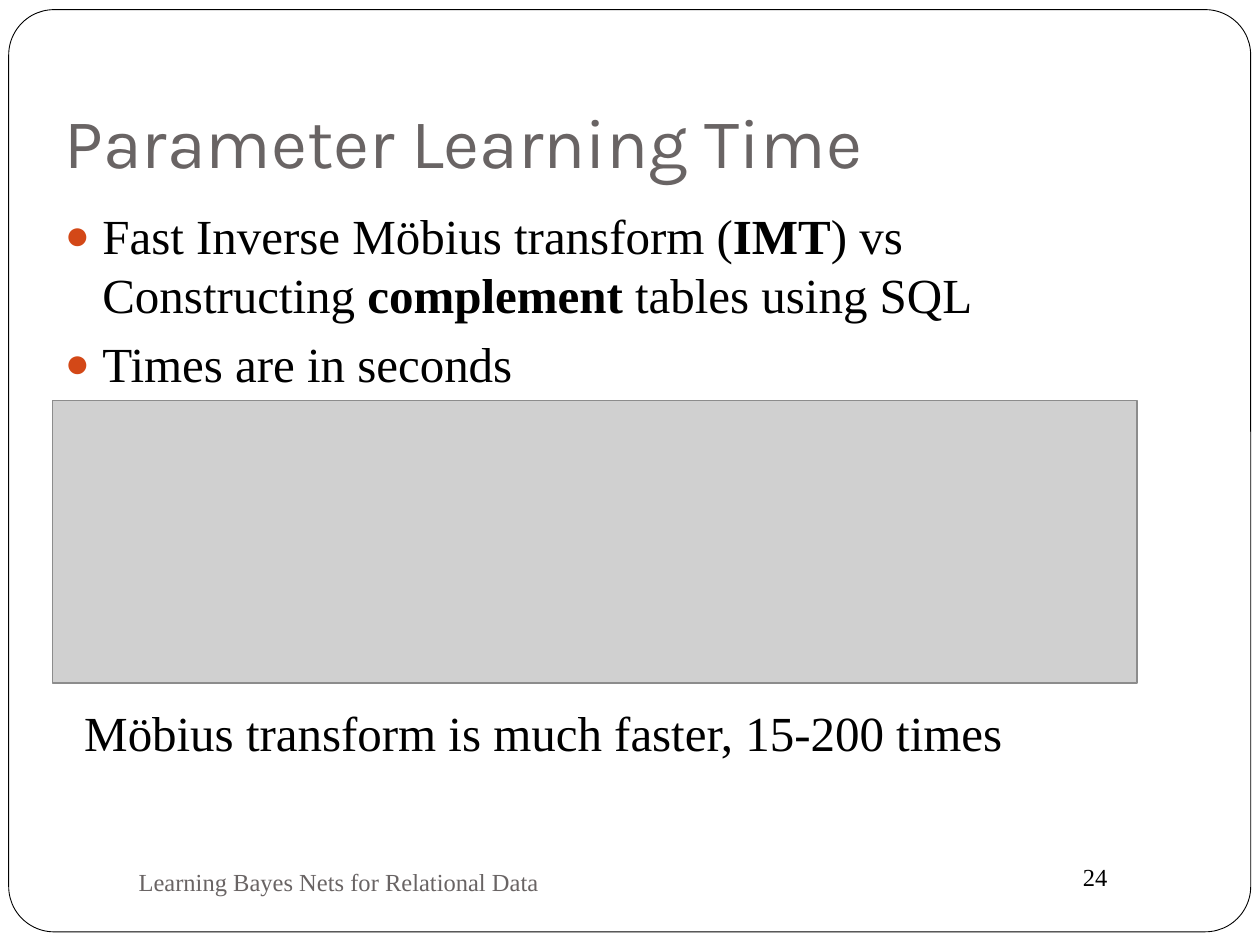
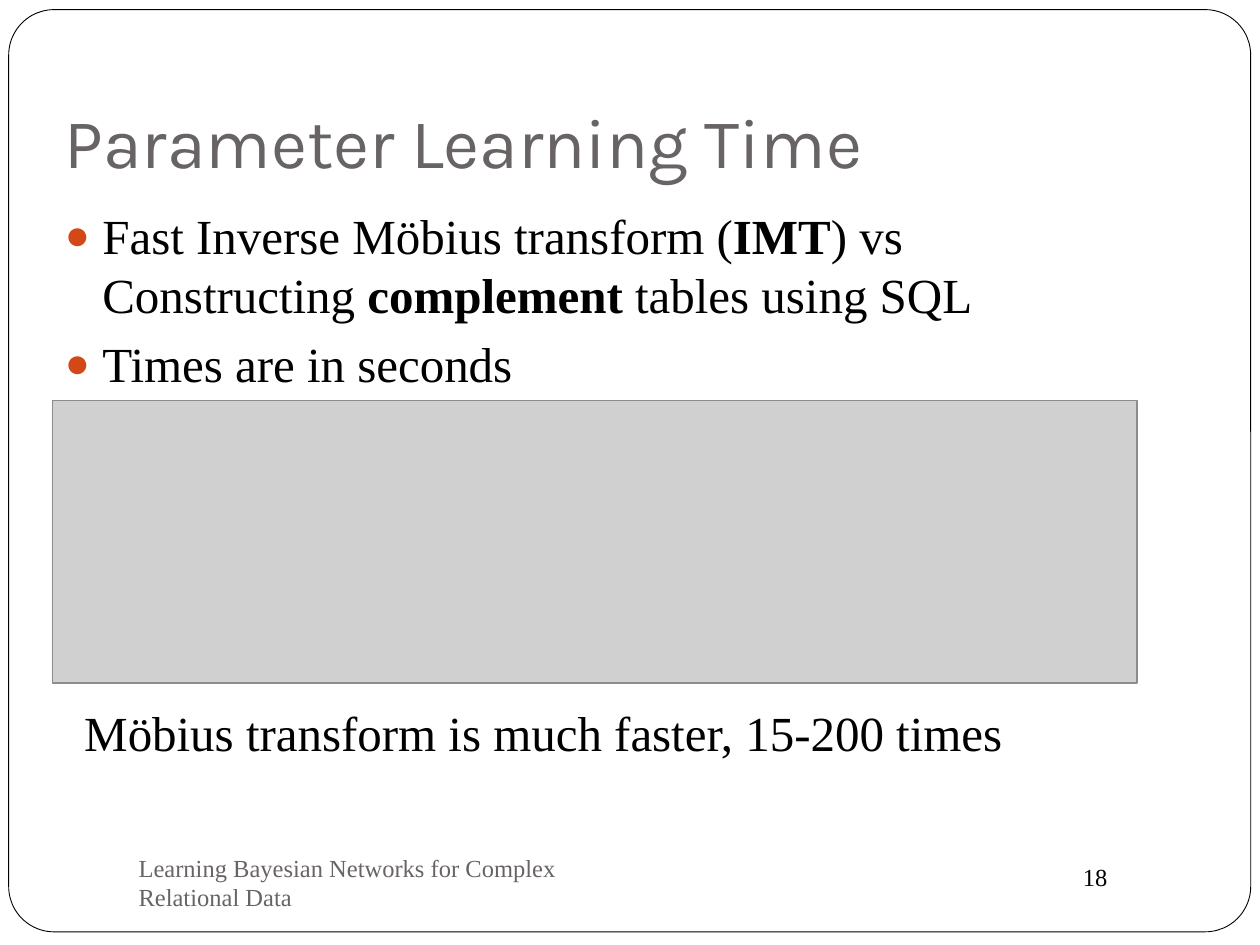
Before and after one commit to oschulte/srl-tutorial-slides, a slide deck: slide 18 of ch3-par-learning.pptx (slide 24 before the commit). Drawn at 1260x945 pixels with LibreOffice and Linux fonts; fonts in the diff are those of the drawing; grey boxes stand for pictures. Boxes give left, top, right and bottom in pixels: in the first picture for what was removed or moved away, otherwise in the second. Text is boxed around its words. In the diff, an @@ line names an element or a change of style, - is before the commit and + after.

Commit message:
updated parameter learning

```diff
--- a/ch3-par-learning.pptx
+++ b/ch3-par-learning.pptx
@@ text at [139, 860, 555, 906]: text changed @@
-Learning Bayes Nets for Relational Data
+Learning Bayesian Networks for Complex Relational Data
@@ page number at [1083, 869, 1108, 887]: text changed @@
-24
+18
```
Also in this commit, not shown: 13 other slides changed, 1 slide added, 7 slides removed.
